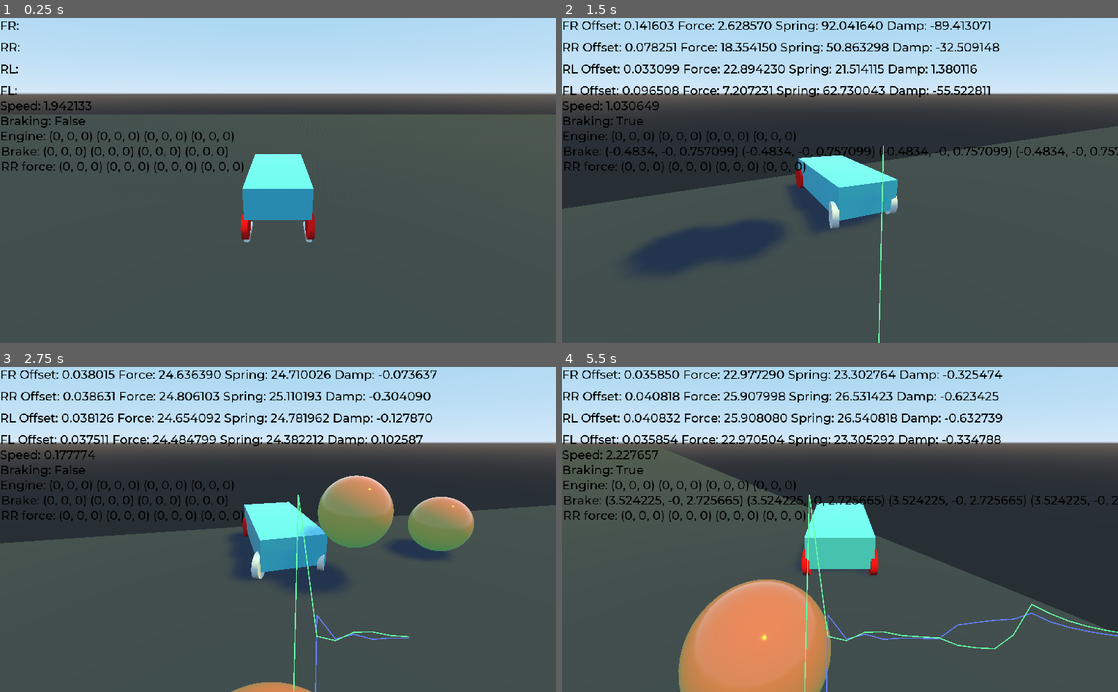
Above: before the commit, frames 1-4 (two rows, left to right).
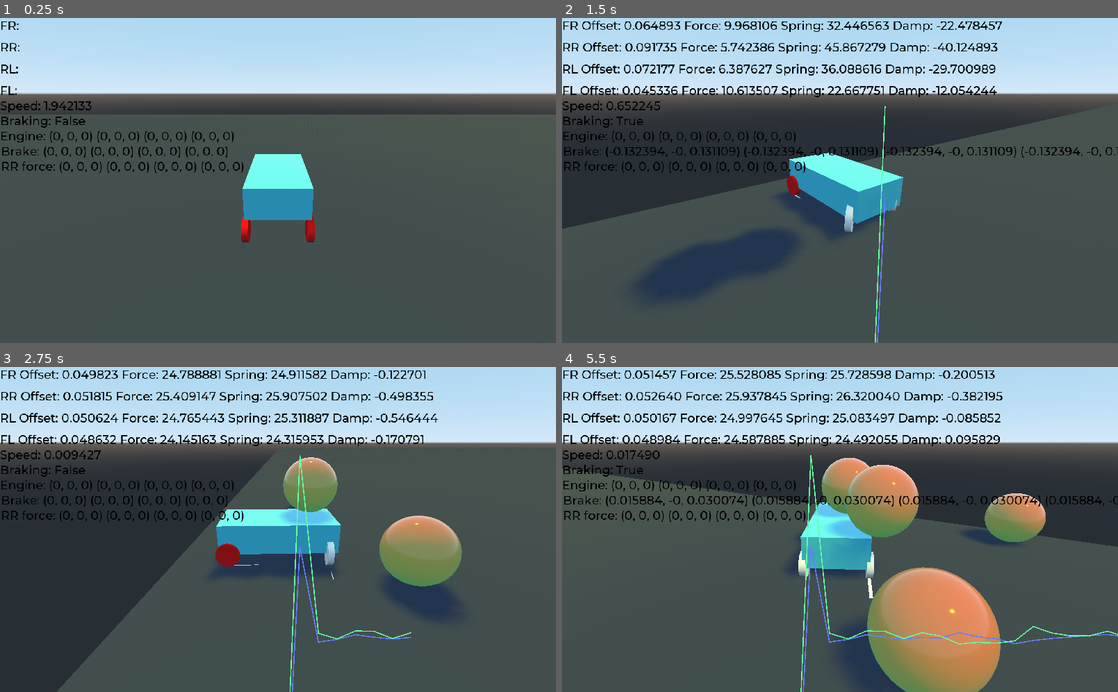
Above: after the commit, the same moments.

Repository: nxidplease/Car-Prototype
Game: Godot game, scene res://Main.tscn
Same seed, same stepped clock (60 frames per second), same inputs: the game is played once before the commit and once after it. The engine's default icon, where the game draws it, is replaced by a stand-in: a white triangle on a blue panel in a dark square.
Inputs:
- Up to frame 1 (0.25 s): no input
- Up to frame 2 (1.5 s): tap Enter (ui_accept) at 0.5, 0.77 s; hold Right (ui_right) 0.53-1.28 s; hold Down (ui_down) from 1.28 s (still down)
- Up to frame 3 (2.75 s): tap Enter (ui_accept) at 1.52 s; release Down (ui_down) at 2.03 s; hold Right (ui_right) from 2.03 s (still down)
- Up to frame 4 (5.5 s): release Right (ui_right) at 2.78 s; hold Up (ui_up) 2.78-3.53 s; tap Enter (ui_accept) at 3.02, 3.77, 4.52 s; hold Left (ui_left) 3.53-5.03 s; hold Down (ui_down) from 5.03 s (still down)

The runs differ from the first frame. In frame 1, 0.1% of the frame differs, in the area x 43-57%, y 60-70%; in frame 2, 11%; in frame 3, 31%; in frame 4, 36%, in the area x 0-100%, y 0-100%.

Commit message:
Add max steering force to prevent flipping over and over when steering

Diff:
--- a/Car.gd
+++ b/Car.gd
@@ -14,11 +14,16 @@
 
 export(float) var brake_coefficient = 1
 
-export(float) var steering_speed = deg2rad(20)
+export(float) var steering_speed_deg = 20
 
-export(float) var max_steering_angle = deg2rad(65)
+export(float) var max_steering_angle_deg = 65
+
+export(float) var max_steer_force = 30.0
 
 onready var wheels = [$FR, $FL, $RR, $RL]
+
+onready var steering_speed_rad = deg2rad(steering_speed_deg)
+onready var max_steering_angle_rad = deg2rad(max_steering_angle_deg)
 
 var engineForce = [Vector3.ZERO, Vector3.ZERO, Vector3.ZERO, Vector3.ZERO]
 var rrForce = [Vector3.ZERO, Vector3.ZERO, Vector3.ZERO, Vector3.ZERO]
@@ -52,10 +57,10 @@
 
 func _steer_wheels(state: PhysicsDirectBodyState):
 	if steer_right:
-		_rotate_front_wheels(state, -steering_speed)
+		_rotate_front_wheels(state, -steering_speed_rad)
 
 	elif steer_left:
-		_rotate_front_wheels(state, steering_speed)
+		_rotate_front_wheels(state, steering_speed_rad)
 
 func _rotate_front_wheels(state: PhysicsDirectBodyState, rotateSpeed: float):
 	for i in range(2):
@@ -66,13 +71,13 @@
 	var totalForce = calcRRForce(wheel, state) + \
 		calcBrakingForce(wheel, state) + \
 		wheel.getSpringForce() + \
-		calcEngineForce(wheel, state) + \
 		calcSteerForce(wheel, state)
+#		calcEngineForce(wheel, state) + \
 
 #	RWD
-#	match wheel.name:
-#		"RR", "RL":
-#			totalForce += calcEngineForce(wheel, state)
+	match wheel.name:
+		"RR", "RL":
+			totalForce += calcEngineForce(wheel, state)
 
 	return totalForce
 
@@ -85,14 +90,22 @@
 	var velocity_at_wheel = get_point_velocity(ws_wheel_location)
 	var ground_vel_at_wheel = velocity_at_wheel - velocity_at_wheel.project(Vector3.UP)
 
-	print(ground_vel_at_wheel)
+#	print(ground_vel_at_wheel)
 
 #	var tire_forward_vel = ground_vel_at_wheel.project(wheel.transform.basis.z)
 	var tire_side_vel = ground_vel_at_wheel.project(transform.basis.xform(wheel.transform.basis.x))
 
 	var tire_mass = mass * 0.05
 
-	var steer_force = -tire_side_vel * tire_mass / state.step
+	var steer_force: Vector3 = -tire_side_vel * tire_mass / state.step
+
+	match wheel.name:
+		"RR", "RL":
+			steer_force *= 0.6
+
+	steer_force = steer_force.limit_length(max_steer_force)
+
+	print(steer_force.length())
 
 	return steer_force
 
--- a/Car.tscn
+++ b/Car.tscn
@@ -38,11 +38,12 @@
 shape = SubResource( 3 )
 
 [node name="RL" type="RayCast" parent="."]
-transform = Transform( 1, 0, 0, 0, 1, 0, 0, 0, 1, 0.5, -0.2, -0.85 )
+transform = Transform( 1, 0, 0, 0, 1, 0, 0, 0, 1, 0.5, 0, -0.85 )
 enabled = true
 collision_mask = 4
 script = ExtResource( 2 )
-spring_strength = 650.0
+spring_strength = 500.0
+default_dist_from_groud = 0.5
 damping_strength = 50.0
 car_body_path = NodePath("..")
 
@@ -54,52 +55,50 @@
 [node name="MeshInstance" type="MeshInstance" parent="RL"]
 transform = Transform( 1, 0, 0, 0, -4.37114e-08, -1, 0, 1, -4.37114e-08, 0, -0.5, 0.25 )
 mesh = SubResource( 6 )
-material/0 = null
 
 [node name="FL" type="RayCast" parent="."]
-transform = Transform( 1, 0, 0, 0, 1, 0, 0, 0, 1, 0.5, -0.2, 0.85 )
+transform = Transform( 1, 0, 0, 0, 1, 0, 0, 0, 1, 0.5, 0, 0.85 )
 enabled = true
 collision_mask = 4
 script = ExtResource( 2 )
-spring_strength = 650.0
+spring_strength = 500.0
+default_dist_from_groud = 0.5
 damping_strength = 50.0
 car_body_path = NodePath("..")
 
 [node name="Tyre" type="MeshInstance" parent="FL"]
 transform = Transform( -4.37114e-08, -1, 0, 1, -4.37114e-08, 0, 0, 0, 1, 0, -0.5, 0 )
 mesh = SubResource( 4 )
-material/0 = null
 
 [node name="MeshInstance2" type="MeshInstance" parent="FL"]
 transform = Transform( 1, 0, 0, 0, -4.37114e-08, -1, 0, 1, -4.37114e-08, 0, -0.49, 0.294523 )
 mesh = SubResource( 6 )
-material/0 = null
 
 [node name="FR" type="RayCast" parent="."]
-transform = Transform( 1, 0, 0, 0, 1, 0, 0, 0, 1, -0.5, -0.2, 0.85 )
+transform = Transform( 1, 0, 0, 0, 1, 0, 0, 0, 1, -0.5, 0, 0.85 )
 enabled = true
 collision_mask = 4
 script = ExtResource( 2 )
-spring_strength = 650.0
+spring_strength = 500.0
+default_dist_from_groud = 0.5
 damping_strength = 50.0
 car_body_path = NodePath("..")
 
 [node name="Tyre" type="MeshInstance" parent="FR"]
 transform = Transform( -4.37114e-08, -1, 0, 1, -4.37114e-08, 0, 0, 0, 1, 0, -0.5, 0 )
 mesh = SubResource( 4 )
-material/0 = null
 
 [node name="MeshInstance3" type="MeshInstance" parent="FR"]
 transform = Transform( 1, 0, 0, 0, -4.37114e-08, -1, 0, 1, -4.37114e-08, 0, -0.5, 0.25 )
 mesh = SubResource( 6 )
-material/0 = null
 
 [node name="RR" type="RayCast" parent="."]
-transform = Transform( 1, 0, 0, 0, 1, 0, 0, 0, 1, -0.5, -0.2, -0.85 )
+transform = Transform( 1, 0, 0, 0, 1, 0, 0, 0, 1, -0.5, 0, -0.85 )
 enabled = true
 collision_mask = 4
 script = ExtResource( 2 )
-spring_strength = 650.0
+spring_strength = 500.0
+default_dist_from_groud = 0.5
 damping_strength = 50.0
 car_body_path = NodePath("..")
 
@@ -111,7 +110,6 @@
 [node name="MeshInstance4" type="MeshInstance" parent="RR"]
 transform = Transform( 1, 0, 0, 0, -4.37114e-08, -1, 0, 1, -4.37114e-08, 0, -0.5, 0.25 )
 mesh = SubResource( 6 )
-material/0 = null
 
 [connection signal="update_offset" from="RL" to="." method="_on_RayCast_update_offset"]
 [connection signal="update_offset" from="FL" to="." method="_on_RayCast2_update_offset"]
--- a/Main.tscn
+++ b/Main.tscn
@@ -37,7 +37,6 @@
 
 [node name="MeshInstance" type="MeshInstance" parent="Ground"]
 mesh = SubResource( 2 )
-material/0 = null
 
 [node name="CollisionShape" type="CollisionShape" parent="Ground"]
 shape = SubResource( 3 )
@@ -50,10 +49,12 @@
 [node name="Car" parent="." instance=ExtResource( 1 )]
 transform = Transform( 1, 0, 0, 0, 1, 0, 0, 0, 1, 0, 6.70556, -498.17 )
 engineForceCurve = SubResource( 4 )
-maxSpeed = 15
-maxEngineForce = 100000
+maxSpeed = 30
+maxEngineForce = 200000
 rr_coefficient = 0.005
 brake_coefficient = 0.8
+steering_speed_deg = 65.0
+max_steer_force = 35.0
 
 [node name="Camera" type="Camera" parent="Car"]
 transform = Transform( -3.91864e-08, 0.0259153, -0.999664, -2.77614e-08, 0.999664, 0.0259153, 1, 2.87676e-08, -3.84538e-08, -3.81873, 0.985046, -0.0215454 )
